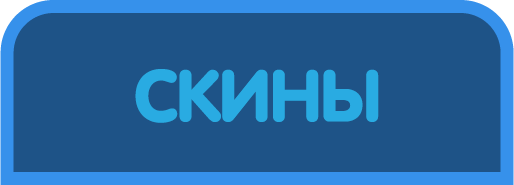
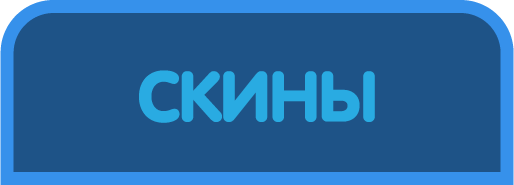
Comparing the layer stacks of the two 514px x 185px images. Changes:
painted on "СКИНЫ" over [left=135, top=69, right=379, bottom=123]
